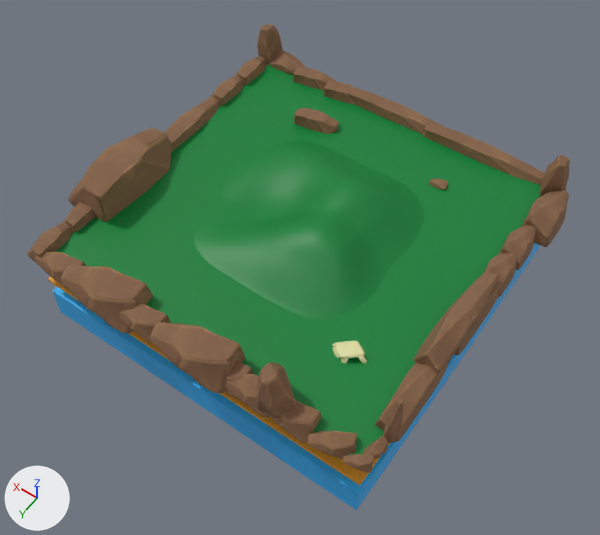
The glTF model glbfs/farside.gltf as it was, and as the next commit left it.
Rendered twice from a camera (50 mm lens) standing at (-16.8, 24.2, 37.7) and looking at (-0.5, 1.4, 1.9). The lights are fixed; the arrows at lower left show +X, +Y and +Z. Where no turn or scale is listed for an object, it has been applied to the vertices. Vertices at the same position are counted once.

Names of what the first picture shows: 'Cube', 'Cube.001', 'Cube.002', 'Landscape', 'defaultMaterial.003', 'defaultMaterial.014', 'defaultMaterial.015', 'defaultMaterial.016', 'defaultMaterial.018', 'defaultMaterial.019', 'defaultMaterial.022', 'defaultMaterial.025', 'defaultMaterial.032'.
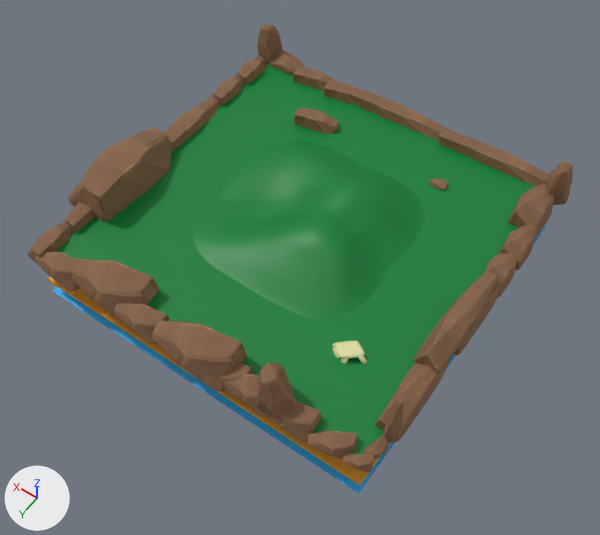
Pixel boxes (x1, y1, x2, y2) of what changed, in the pictures (600 x 535 px; the box of a moved part takes in the faces that stretch with it):
'Cube', reshaped: before (53, 243, 540, 510); after (53, 226, 546, 494)
'defaultMaterial.015', moved: before (150, 322, 245, 393); after (152, 320, 247, 391)
'defaultMaterial.022', moved: before (61, 265, 153, 333); after (71, 259, 160, 324)
'defaultMaterial.014', moved: before (423, 124, 544, 185); after (437, 130, 549, 186)
'defaultMaterial.016', moved: before (522, 190, 569, 247); after (508, 184, 554, 240)
'defaultMaterial.003', moved: before (539, 155, 570, 196); after (545, 161, 573, 205)
part 1 of me_cube, moved or reshaped (not visible afterwards): before (53, 243, 540, 510)

Diff of the bpy script that builds the scene:
```diff
--- a/glbfs/farside.gltf.py
+++ b/glbfs/farside.gltf.py
@@ me_cube @@
 me_cube.from_pydata(...)  # 8 vertices, 12 faces; spans x -10.0..10.0, y -10.0..10.0, z -1.0..1.0
 # used by ob_cube; location = (0.0, 0.0, 0.0)
-me_cube.vertices[1].co = (10.0, 10.0, -1.0)  # pixel (60, 312)
-me_cube.vertices[3].co = (10.0, -10.0, -1.0)
-me_cube.vertices[5].co = (-10.0, 10.0, -1.0)  # pixel (356, 510)
-me_cube.vertices[7].co = (-10.0, -10.0, -1.0)  # pixel (538, 248)
+# me_cube part 1
+me_cube.vertices[1].co = (8.5, 8.5, -1.0)
+me_cube.vertices[3].co = (8.5, -8.5, -1.0)
+me_cube.vertices[5].co = (-8.5, 8.5, -1.0)
+me_cube.vertices[7].co = (-8.5, -8.5, -1.0)
 me_cube.materials.append(mat_material)
@@ ob_defaultmaterial_003 @@
 ob_defaultmaterial_003 = bpy.data.objects.new('defaultMaterial.003', me_defaultmaterial_010)
-ob_defaultmaterial_003.location = (-9.61, -9.79, 4.19)
+ob_defaultmaterial_003.location = (-9.94, -9.46, 4.19)
@@ ob_defaultmaterial_014 @@
 ob_defaultmaterial_014 = bpy.data.objects.new('defaultMaterial.014', me_defaultmaterial_021)
-ob_defaultmaterial_014.location = (-2.75, -9.9, 4.14)
+ob_defaultmaterial_014.location = (-3.71, -9.9, 4.14)
@@ ob_defaultmaterial_016 @@
 ob_defaultmaterial_016 = bpy.data.objects.new('defaultMaterial.016', me_defaultmaterial_023)
-ob_defaultmaterial_016.location = (-10.19, -6.65, 4.34)
+ob_defaultmaterial_016.location = (-9.42, -6.65, 4.34)
@@ ob_defaultmaterial_022 @@
 ob_defaultmaterial_022 = bpy.data.objects.new('defaultMaterial.022', me_defaultmaterial_029)
-ob_defaultmaterial_022.location = (3.93, 9.61, 4.08)
+ob_defaultmaterial_022.location = (3.93, 9.13, 4.08)
@@ ob_defaultmaterial_015 @@
 ob_defaultmaterial_015 = bpy.data.objects.new('defaultMaterial.015', me_defaultmaterial_040)
-ob_defaultmaterial_015.location = (-2.07, 9.81, 4.45)
+ob_defaultmaterial_015.location = (-2.07, 9.67, 4.45)
```
